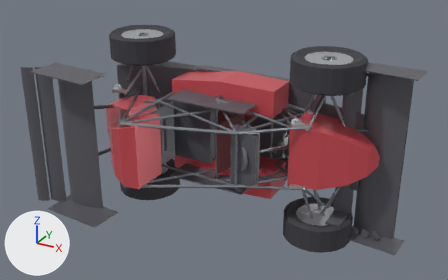
Two versions of the glTF model outputs/car.glb, one commit apart.
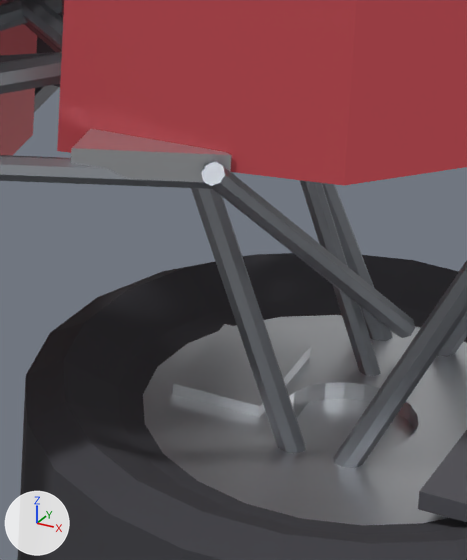
The first picture shows the older version from a camera (50 mm lens) standing at (2.12, -4.19, 1.88) and looking at (0.12, -0.54, 0.06). The close-ups show the older and then the newer version on the part from 63% to 74% of the width and 61% to 82% of the height of that picture. Only the edits that show in the close-ups are written down. Every picture has the same lights, and +X, +Y and +Z are marked at lower left. Where no turn or scale is listed for an object, it has been applied to the vertices. Vertices at exactly the same position are counted once.

In view in the first close-up: 'body.nose', 'body.sidepod.right', 'brake.caliper.前右', 'frame.rk_mnt_r.fh_tl_r', 'steering.tie_rod.right', 'susp.front.right.pushrod', 'susp.front.right.rocker', 'susp.front.right.uca_front', 'susp.front.right.uca_rear', 'susp.front.right.upright', 'wheel.rim.前右', 'wheel.tire.前右' and 10 more.
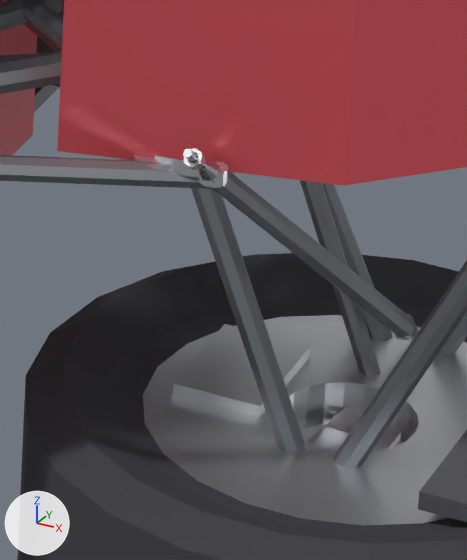
What differs and where, as boxes (x1, y1, x2, y2) in the close-ups (467 x 560 px; the box of a moved part takes in the faces that stretch with it):
'susp.front.right.rocker', reshaped, moved
    before: (71, 129, 231, 182)
    after: (122, 155, 228, 188)
'susp.front.right.upright', reshaped, moved
    before: (297, 399, 416, 452)
    after: (307, 408, 401, 452)
'susp.front.right.pushrod_rodend.upper', added
    after: (183, 148, 222, 188)
'susp.front.right.pushrod_rodend.lower', added (mostly hidden)
    after: (395, 314, 419, 340)
part 1 of me_susp_front_right_upright, moved or reshaped
    before: (300, 399, 416, 451)
    after: (313, 415, 401, 451)
part 2 of me_susp_front_right_upright, added
    after: (307, 408, 366, 444)

What changed in the scene script:
```text
Change me_susp_front_right_upright:
    used by ob_susp_front_right_upright; location = (0.775, -0.2275, -0.6035)
    remove me_susp_front_right_upright.from_pydata(...)  # 38 vertices, 68 faces; spans x -0.05..0.05, y -0.102..0.102, z -0.062..0.062
    add me_susp_front_right_upright.from_pydata(...)  # 326 vertices, 624 faces; spans x -0.063..0.063, y -0.118..0.118, z -0.06..0.06
    me_susp_front_right_upright part 1: the loose piece of 8 vertices spanning x -0.05..0.05, y -0.102..0.102, z -0.019..0.062 is scaled about its middle by (0.608, 1, 0.596), then moved by (0.009, -0.001, 0.0)
    me_susp_front_right_upright part 2: 8 vertices added at x -0.033..0.022, y -0.043..0.042, z 0.01..0.058
    other edits to the shape of me_susp_front_right_upright do not show in these pictures
Change me_susp_front_right_rocker:
    used by ob_susp_front_right_rocker; location = (0.68, -0.455, -0.223)
    remove me_susp_front_right_rocker.from_pydata(...)  # 6 vertices, 8 faces; spans x -0.055..0.055, y -0.048..0.048, z -0.012..0.012
    add me_susp_front_right_rocker.from_pydata(...)  # 98 vertices, 198 faces; spans x -0.067..0.067, y -0.0407..0.0407, z -0.0175..0.0175
    me_susp_front_right_rocker part 3: 6 vertices removed from x -0.055..0.055, y -0.048..0.048, z -0.012..0.012; 98 vertices added at x -0.067..0.067, y -0.0407..0.0407, z -0.0175..0.0175
Add me_susp_front_right_pushrod_rodend_upper:
    me_susp_front_right_pushrod_rodend_upper.from_pydata(...)  # 407 vertices, 584 faces; spans x -0.0096..0.0096, y -0.0268..0.0268, z -0.0244..0.0244
    me_susp_front_right_pushrod_rodend_upper.materials.append(mat_chrome)  # light grey #d7dadf
Add me_susp_front_right_pushrod_rodend_lower:
    me_susp_front_right_pushrod_rodend_lower.from_pydata(...)  # 407 vertices, 584 faces; spans x -0.0095..0.0095, y -0.0268..0.0268, z -0.0244..0.0244
    me_susp_front_right_pushrod_rodend_lower.materials.append(mat_chrome)  # light grey #d7dadf
Change ob_susp_front_right_upright:
    ob_susp_front_right_upright.location: (0.775, -0.2275, -0.6035) -> (0.766, -0.227, -0.6025)
Change ob_susp_front_right_rocker:
    ob_susp_front_right_rocker.location: (0.68, -0.455, -0.223) -> (0.671, -0.44, -0.2335)
Add ob_susp_front_right_pushrod_rodend_upper:
    ob_susp_front_right_pushrod_rodend_upper = bpy.data.objects.new('susp.front.right.pushrod_rodend.upper', me_susp_front_right_pushrod_rodend_upper)
    ob_susp_front_right_pushrod_rodend_upper.location = (0.7245, -0.4863, -0.2087)
Add ob_susp_front_right_pushrod_rodend_lower:
    ob_susp_front_right_pushrod_rodend_lower = bpy.data.objects.new('susp.front.right.pushrod_rodend.lower', me_susp_front_right_pushrod_rodend_lower)
    ob_susp_front_right_pushrod_rodend_lower.location = (0.7775, -0.1237, -0.5183)
```
